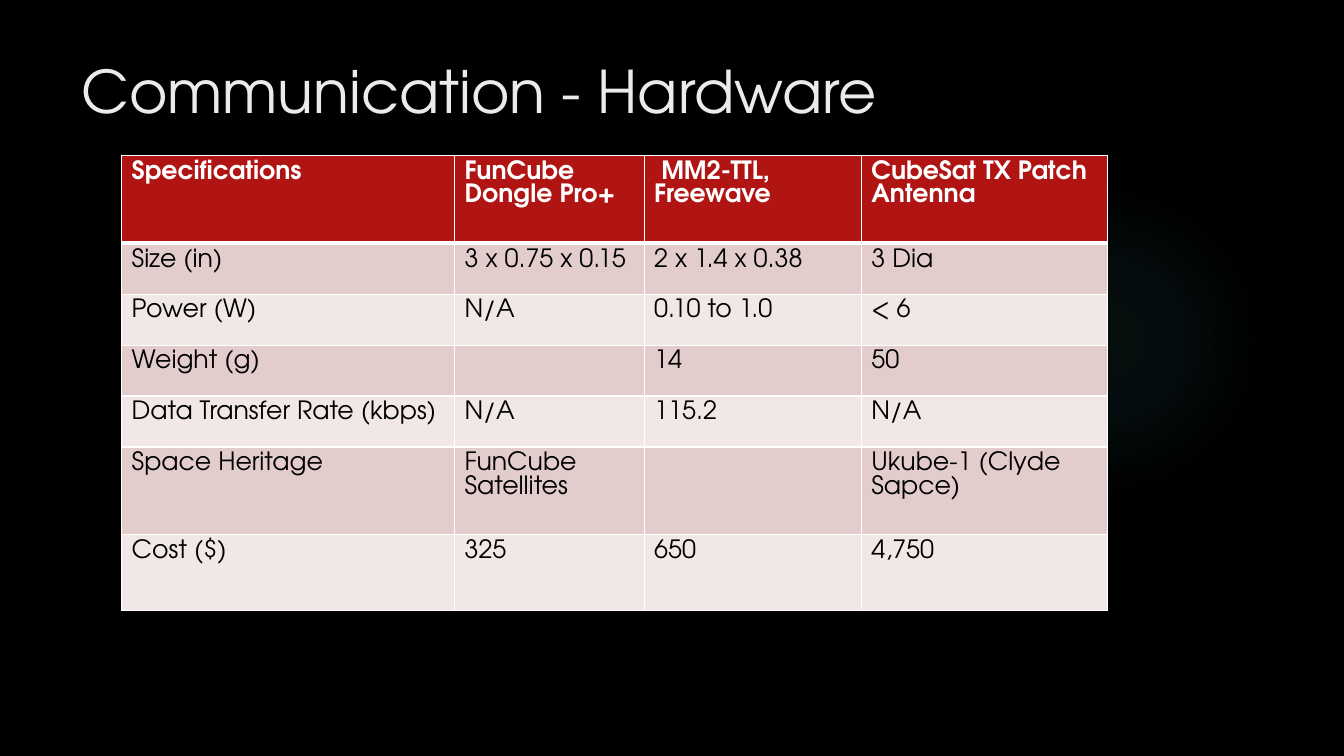
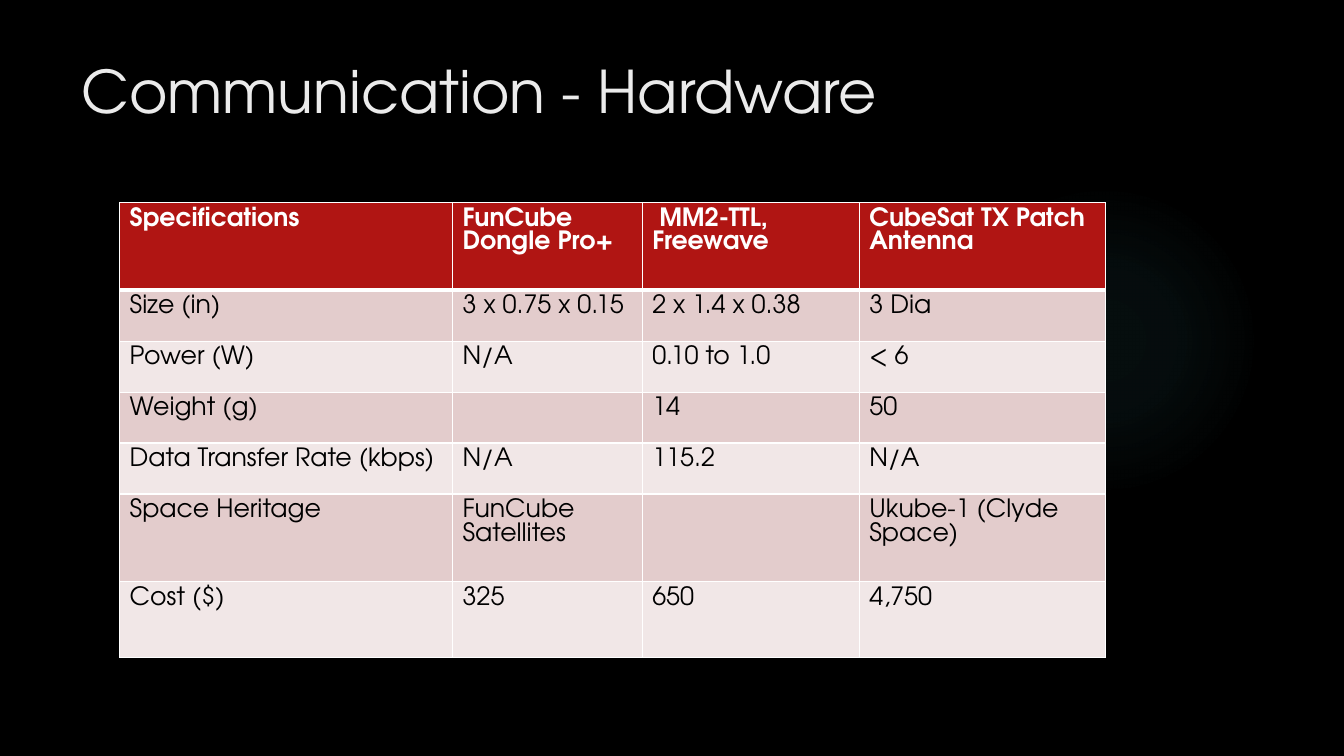
Before and after one commit to HASP-UMN/CubeSat, a slide deck: slide 22 of Presentations/PDR_Presentation.pptx. Drawn at 1344x756 pixels with LibreOffice and Linux fonts; fonts in the diff are those of the drawing; background and template pictures are left out. Boxes give left, top, right and bottom in pixels: in the first picture for what was removed or moved away, otherwise in the second. Text is boxed around its words. In the diff, an @@ line names an element or a change of style, - is before the commit and + after.

```diff
--- a/Presentations/PDR_Presentation.pptx
+++ b/Presentations/PDR_Presentation.pptx
@@ table at (120,203,1106,657) @@
-row 6, column 4: Ukube-1 (Clyde Sapce)
+row 6, column 4: Ukube-1 (Clyde Space)
@@ table: place and size @@
-table at (122,155,1108,610)
+table at (120,203,1106,657)
```
Also in this commit, not shown: 1 other slide changed.
